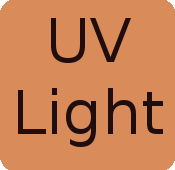
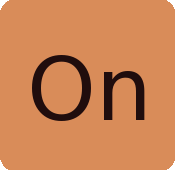
Layered file, before and after one edit (175px x 170px). Changes by layer:
added layer "on label" above "off label" over [32,55,145,121]
renamed "label" to "off label", hid it, painted on it over [18,18,163,147]
hid "off-button" over [18,18,163,147]
